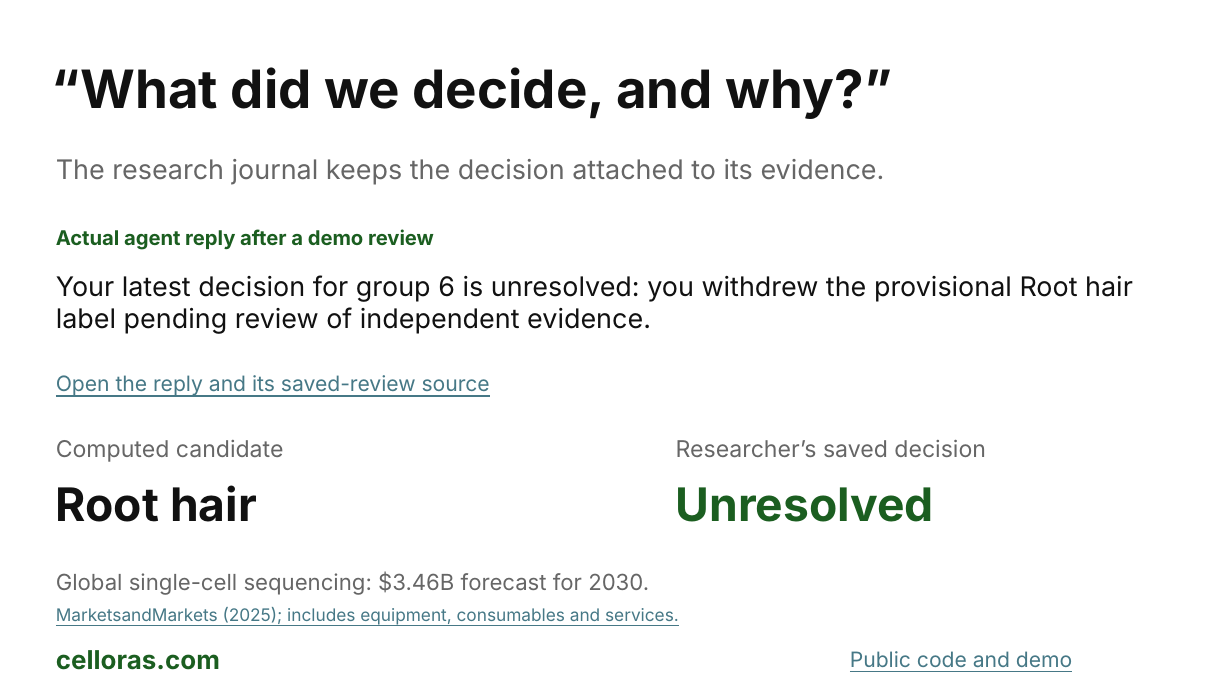
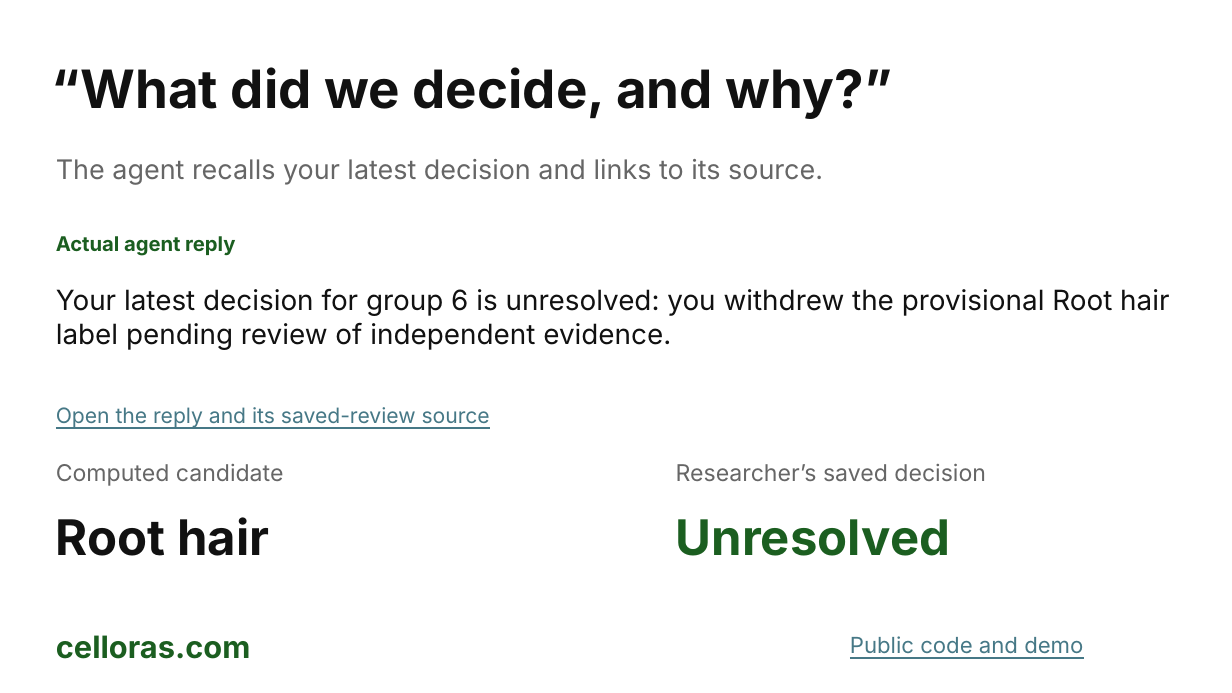
Before and after one commit to mpckkk/2026_GenAI, a slide deck: slide 4 of docs/pitchdeck/Celloras-Pitch-Deck.pptx. Drawn at 1232x693 pixels with LibreOffice and Linux fonts; fonts in the diff are those of the drawing. Boxes give left, top, right and bottom in pixels: in the first picture for what was removed or moved away, otherwise in the second. Text is boxed around its words. In the diff, an @@ line names an element or a change of style, - is before the commit and + after.

```diff
--- a/docs/pitchdeck/Celloras-Pitch-Deck.pptx
+++ b/docs/pitchdeck/Celloras-Pitch-Deck.pptx
@@ text at bbox=[56, 159, 823, 185]: text changed @@
-The research journal keeps the decision attached to its evidence.
+The agent recalls your latest decision and links to its source.
@@ text at bbox=[56, 236, 235, 256]: text changed @@
-Actual agent reply after a demo review
+Actual agent reply
@@ text "Your latest decision for group ...": place and size @@
-text "Your latest decision for group ..." at bbox=[56, 275, 1133, 334]
+text "Your latest decision for group ..." at bbox=[56, 288, 1169, 350]
@@ text "Your latest decision for group ..." at bbox=[56, 288, 1169, 350]: size 21 to 21.8 pt @@
@@ text "Open the reply and its ...": place and size @@
-text "Open the reply and its ..." at bbox=[56, 375, 490, 397]
+text "Open the reply and its ..." at bbox=[56, 407, 490, 429]
@@ text "Computed candidate": place and size @@
-text "Computed candidate" at bbox=[56, 440, 284, 462]
+text "Computed candidate" at bbox=[56, 464, 284, 486]
@@ text "Researcher’s saved decision": place and size @@
-text "Researcher’s saved decision" at bbox=[676, 440, 986, 458]
+text "Researcher’s saved decision" at bbox=[676, 464, 986, 482]
@@ text "Root hair": place and size @@
-text "Root hair" at bbox=[56, 485, 257, 522]
+text "Root hair" at bbox=[56, 517, 269, 556]
@@ text "Root hair" at bbox=[56, 517, 269, 556]: size 36 to 38.2 pt @@
@@ text "Unresolved" at bbox=[676, 519, 951, 556]: size 36 to 38.2 pt @@
@@ text "Unresolved": place and size @@
-text "Unresolved" at bbox=[676, 487, 934, 522]
+text "Unresolved" at bbox=[676, 519, 951, 556]
@@ text removed at bbox=[56, 571, 649, 595] @@
-Global single-cell sequencing: $3.46B forecast for 2030.
@@ text "celloras.com": place and size @@
-text "celloras.com" at bbox=[56, 650, 220, 670]
+text "celloras.com" at bbox=[56, 635, 251, 659]
@@ text "celloras.com" at bbox=[56, 635, 251, 659]: size 20.2 to 24 pt @@
@@ text removed at bbox=[56, 607, 679, 626] @@
-MarketsandMarkets (2025); includes equipment, consumables and services.
@@ text "Public code and demo": place and size @@
-text "Public code and demo" at bbox=[850, 651, 1072, 672]
+text "Public code and demo" at bbox=[850, 636, 1083, 659]
@@ text "Public code and demo" at bbox=[850, 636, 1083, 659]: size 16.5 to 17.2 pt @@
```
Also in this commit, not shown: 1 other slide changed, 2 slides added, 2 slides removed, 5 other files.
